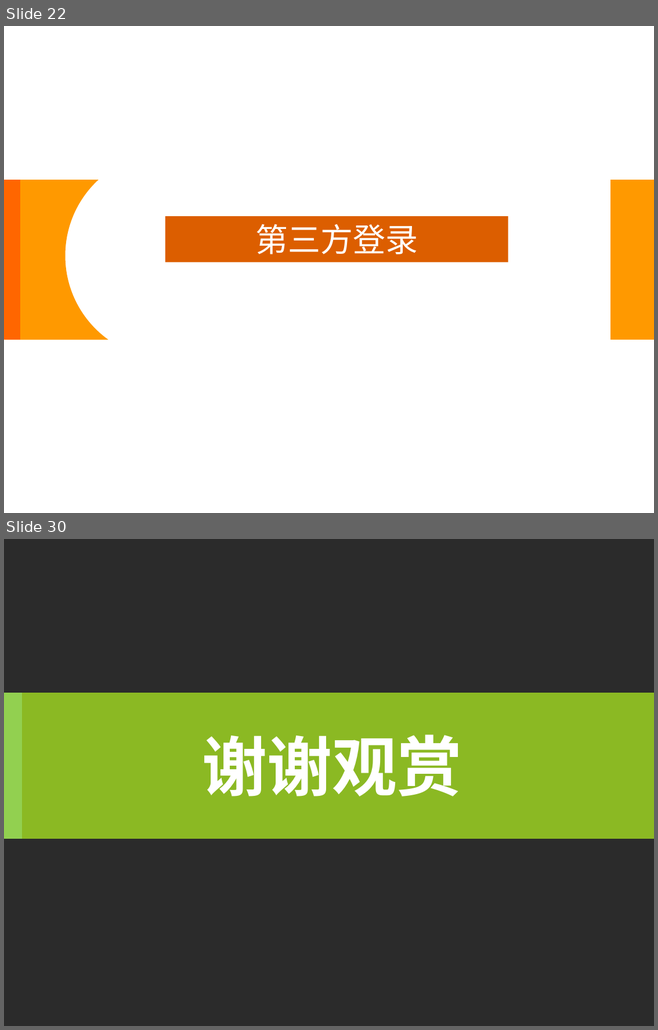
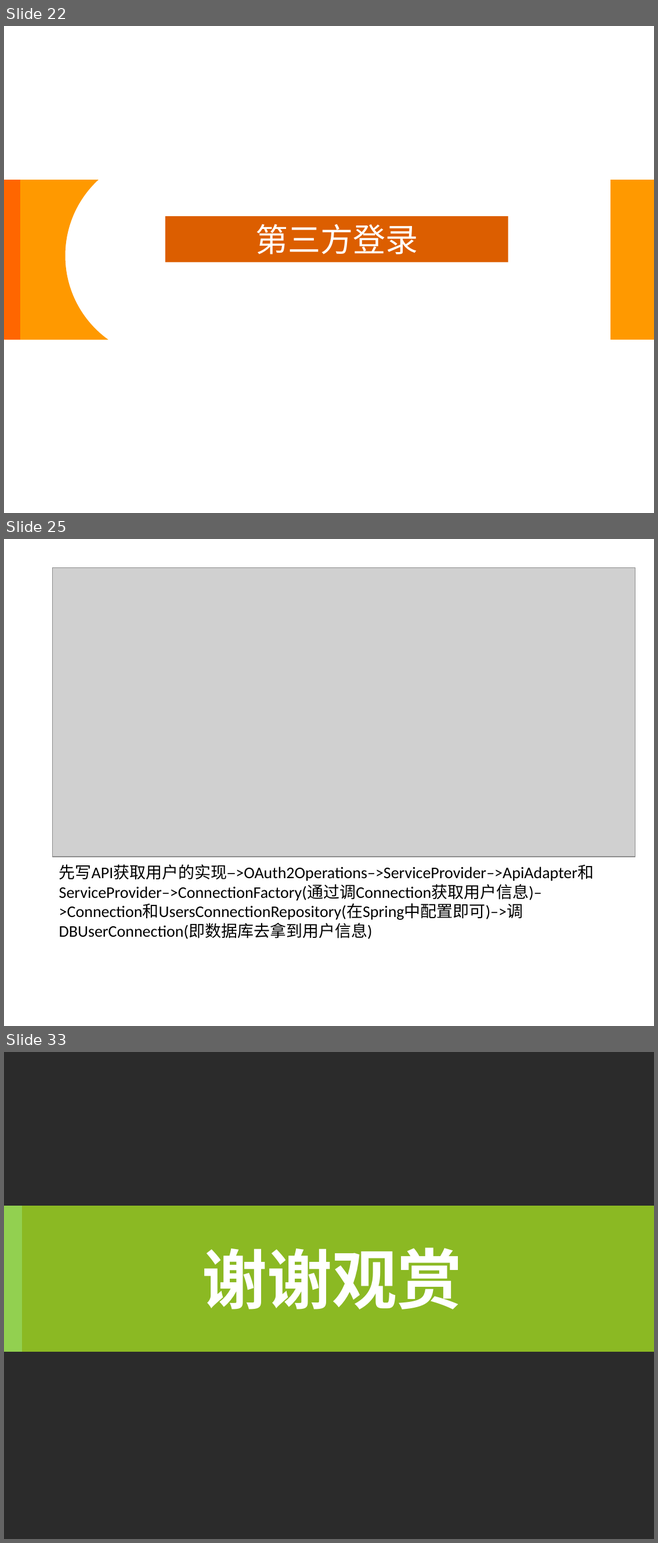
Before and after one commit to wmz6762/security-demo, a slide deck: Spring Security.pptx. Shown one above the other, each under a label of ours: slides 22 and 30 before the commit, slides 22, 25 and 33 after it; the slides between them are not shown. The pictures are 658x1030 and 658x1543 pixels, drawn with LibreOffice and Linux fonts; fonts in the diff are those of the drawing; grey boxes stand for pictures; background and template pictures are left out; a plain dark background stands for a picture behind light text. Boxes give left, top, right and bottom in pixels: in the first picture for what was removed or moved away, otherwise in the second. Text is boxed around its words. In the diff, an @@ line names an element or a change of style, - is before the commit and + after.

```diff
--- a/Spring Security.pptx
+++ b/Spring Security.pptx
@@ slide 25 added at (x1=4, y1=539, x2=654, y2=1026), background picture (left out) @@
@@ picture added at (x1=53, y1=567, x2=636, y2=857) @@
@@ text added at (x1=59, y1=864, x2=594, y2=939), 18 pt, text #000000 @@
+先写API获取用户的实现–>OAuth2Operations–>ServiceProvider–>ApiAdapter和ServiceProvider–>ConnectionFactory(通过调Connection获取用户信息)–>Connection和UsersConnectionRepository(在Spring中配置即可)–>调DBUserConnection(即数据库去拿到用户信息)
@@ what was slide 30 is now slide 33 @@
```
Also in this commit, not shown: 12 slides changed, 5 other slides added, 3 slides removed, 6 other files.
